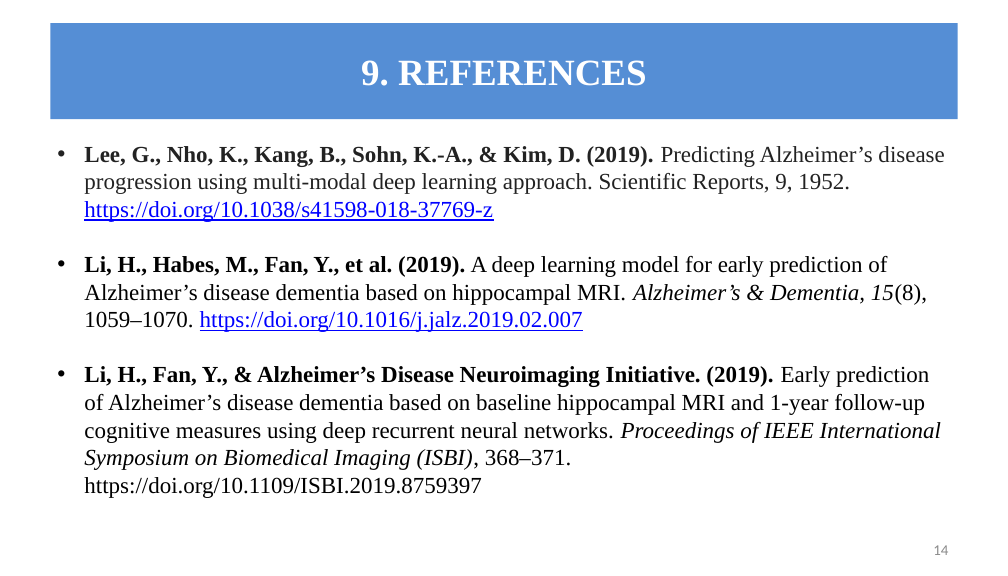
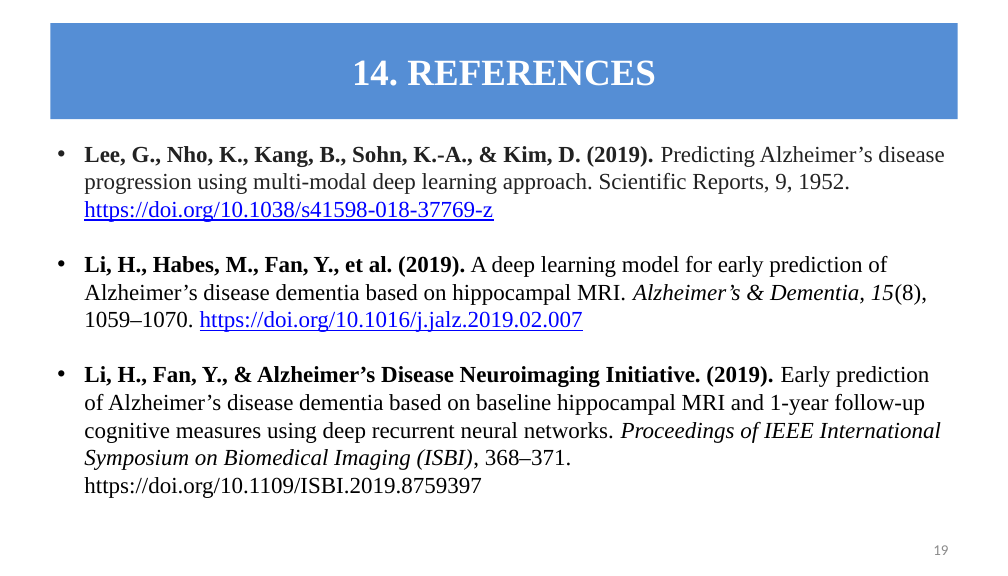
Before and after one commit to An-Avenger/CEREBRO---X, a slide deck: slide 19 of 25MCS1018 ARYAN SHARMA CEREBRO-X REVIEW 2 PPT.pptx (slide 14 before the commit). Drawn at 1008x576 pixels with LibreOffice and Linux fonts; fonts in the diff are those of the drawing. Boxes give left, top, right and bottom in pixels: in the first picture for what was removed or moved away, otherwise in the second. Text is boxed around its words. In the diff, an @@ line names an element or a change of style, - is before the commit and + after.

```diff
--- a/25MCS1018 ARYAN SHARMA CEREBRO-X REVIEW 2 PPT.pptx
+++ b/25MCS1018 ARYAN SHARMA CEREBRO-X REVIEW 2 PPT.pptx
@@ title at [352,60,655,86]: text changed @@
-9. REFERENCES
+14. REFERENCES
@@ page number at [933,545,948,555]: text changed @@
-14
+19
```
Also in this commit, not shown: 2 other slides changed, 5 slides added, 17 other files.
